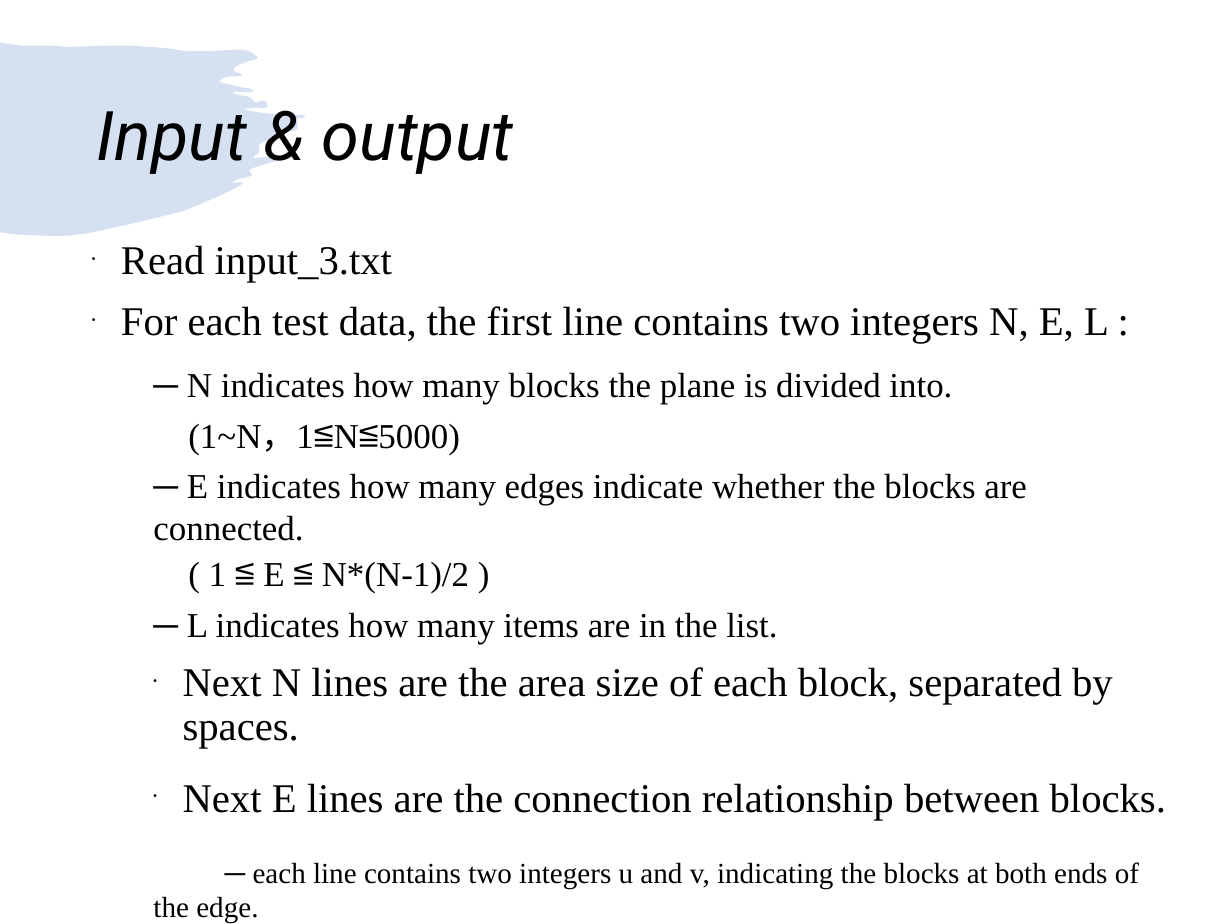
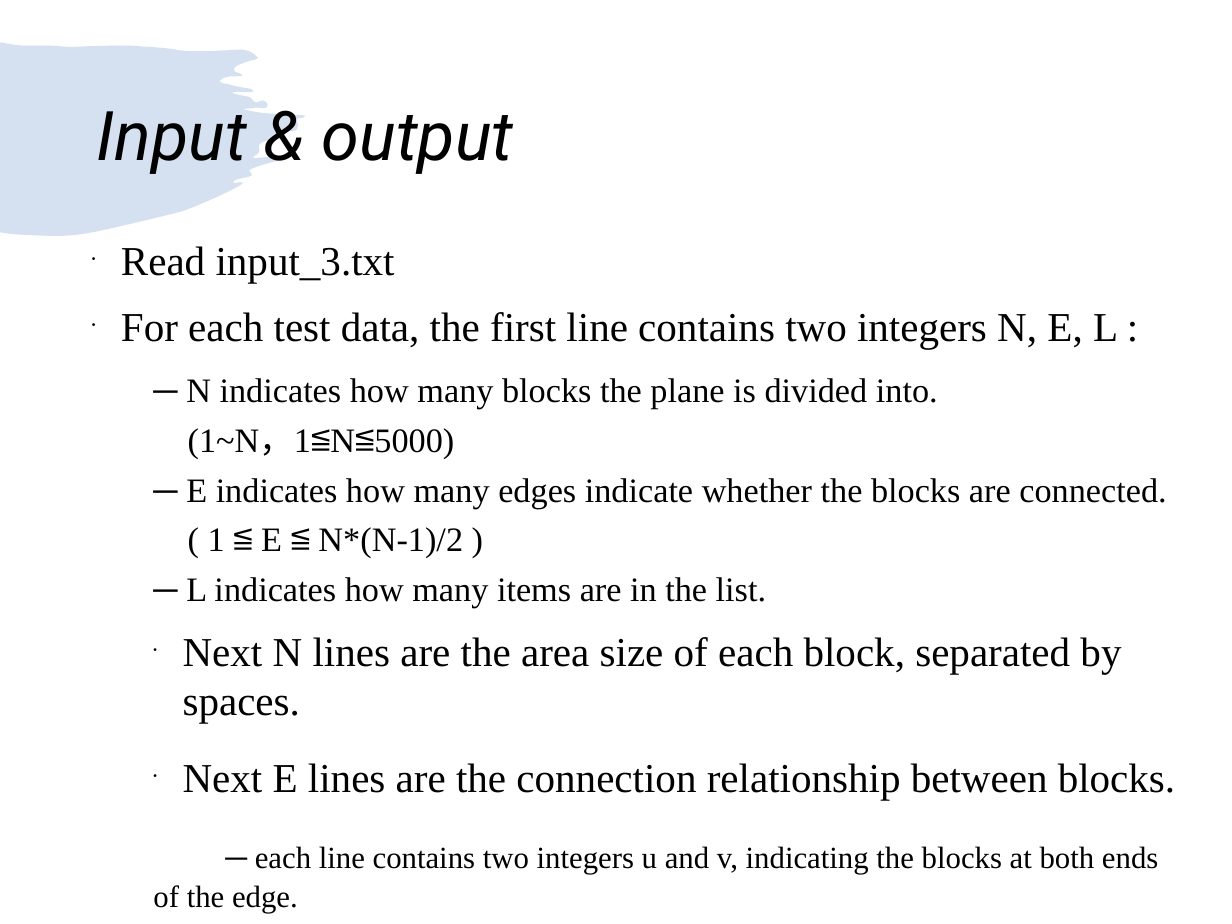
Before and after one commit to FeHeap/Recast_C, a slide deck: slide 10 of NCHU-CSE-DataStructure/Homework_4/Homework_4.ppt. Drawn at 1232x924 pixels with LibreOffice and Linux fonts; fonts in the diff are those of the drawing. Boxes give left, top, right and bottom in pixels: in the first picture for what was removed or moved away, otherwise in the second. Text is boxed around its words. In the diff, an @@ line names an element or a change of style, - is before the commit and + after.

```diff
--- a/NCHU-CSE-DataStructure/Homework_4/Homework_4.ppt
+++ b/NCHU-CSE-DataStructure/Homework_4/Homework_4.ppt
@@ text "Read input_3.txt" at box(121, 246, 1175, 914): size 23.8 to 24 pt in "Read input_3.txt", "For each test data, the first line ...", "Next N lines are the area size ...", "Next E lines are the connection relationship ..."; size 20.4 to 20 pt in "─ N indicates how many blocks the ...", "(1~N，1≦N≦5000)", "─ E indicates how many edges indicate ...", "( 1 ≦ E ≦ N*(N-1)/2 )" and 1 more places; size 17 to 18 pt in "─ each line contains two integers u ..."; line spacing 0.9 to 1 @@
```
Also in this commit, not shown: 4 other slides changed, 1 other file.
